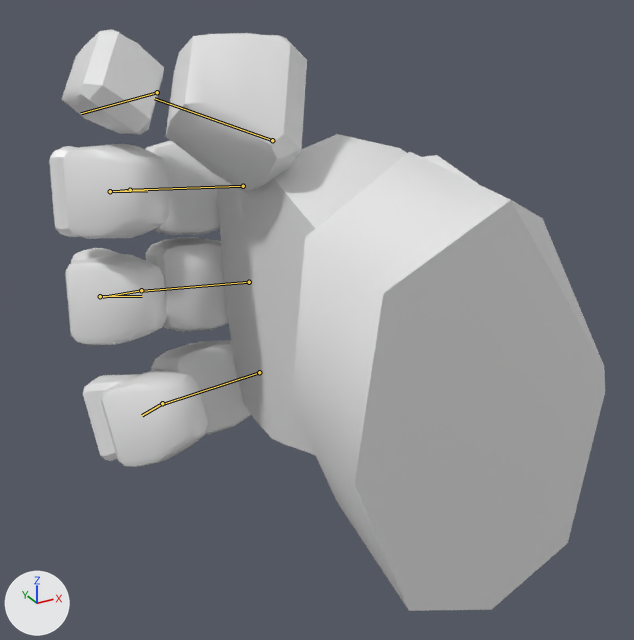
A saved change to the FBX model PFATAL/Assets/_Graph/Meshes/Chara/SMSH_RIG_Hand_Character.fbx.
Before and after are seen from a 50 mm camera at (-0.283, -0.255, 0.152) aimed at (-0.133, 0.016, 0.016). The lights are fixed; the arrows at lower left show +X, +Y and +Z. The first picture is the older version. Both versions are drawn at frame 1 of the action 'Rig_Hand|additive_idle'; the numbers are the values there. The bones that change are drawn over the model as lines.

In view in the first picture: 'msh_hand_character'.
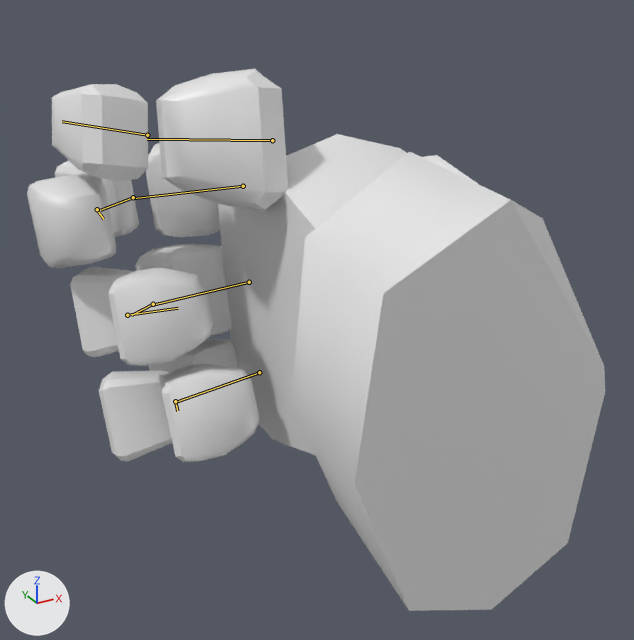
Edits to the bpy script that builds the scene:
```text
Change bone_thumb_01:
    where bone_thumb_01 = bpy.data.objects['Rig_Hand'].pose.bones['Thumb_01']  # child of 'Hand'
    bone_thumb_01.rotation_quaternion: (0.562, 0.411, -0.639, 0.327) -> (-0.318, -0.495, 0.722, -0.365)  # degrees (-16, -99, 79) -> degrees (22, -125, 57)
Change bone_thumb_02:
    where bone_thumb_02 = bpy.data.objects['Rig_Hand'].pose.bones['Thumb_02']  # child of 'Thumb_01'
    bone_thumb_02.rotation_quaternion: (0.844, 0.0, 0.0, 0.536) -> (0.916, 0.0, 0.0, 0.4)  # degrees (0, 0, 65) -> degrees (0, 0, 47)
Change bone_finger01_01:
    where bone_finger01_01 = bpy.data.objects['Rig_Hand'].pose.bones['Finger01.01']  # child of 'Hand'
    bone_finger01_01.rotation_quaternion: (0.822, -0.048, 0.097, 0.559) -> (0.88, -0.048, -0.008, 0.472)  # degrees (2, 12, 69) -> degrees (-5, 2, 56)
Change bone_finger01_02:
    where bone_finger01_02 = bpy.data.objects['Rig_Hand'].pose.bones['Finger01.02']  # child of 'Finger01.01'
    bone_finger01_02.rotation_quaternion: (0.826, 0.0, 0.0, 0.564) -> (0.882, 0.0, 0.0, 0.472)  # degrees (0, 0, 69) -> degrees (0, 0, 56)
Change bone_finger01_03:
    where bone_finger01_03 = bpy.data.objects['Rig_Hand'].pose.bones['Finger01.03']  # child of 'Finger01.02'
    bone_finger01_03.rotation_quaternion: (0.826, 0.0, 0.0, 0.564) -> (0.882, 0.0, 0.0, 0.472)  # degrees (0, 0, 69) -> degrees (0, 0, 56)
Change bone_finger02_01:
    where bone_finger02_01 = bpy.data.objects['Rig_Hand'].pose.bones['Finger02.01']  # child of 'Hand'
    bone_finger02_01.rotation_quaternion: (0.797, -0.056, 0.103, 0.593) -> (0.69, -0.079, 0.082, 0.714)  # degrees (2, 13, 73) -> degrees (0, 13, 92)
Change bone_finger02_02:
    where bone_finger02_02 = bpy.data.objects['Rig_Hand'].pose.bones['Finger02.02']  # child of 'Finger02.01'
    bone_finger02_02.rotation_quaternion: (0.967, 0.0, 0.0, 0.255) -> (0.948, 0.0, 0.0, 0.317)  # degrees (0, 0, 29) -> degrees (0, 0, 37)
Change bone_finger02_03:
    where bone_finger02_03 = bpy.data.objects['Rig_Hand'].pose.bones['Finger02.03']  # child of 'Finger02.02'
    bone_finger02_03.rotation_quaternion: (0.534, 0.0, 0.0, 0.846) -> (0.58, 0.0, 0.0, 0.815)  # degrees (0, 0, 115) -> degrees (0, 0, 109)
Change bone_finger03_01:
    where bone_finger03_01 = bpy.data.objects['Rig_Hand'].pose.bones['Finger03.01']  # child of 'Hand'
    bone_finger03_01.rotation_quaternion: (0.727, -0.155, 0.12, 0.658) -> (0.633, -0.097, 0.116, 0.759)  # degrees (-4, 22, 84) -> degrees (3, 17, 101)
Change bone_finger03_02:
    where bone_finger03_02 = bpy.data.objects['Rig_Hand'].pose.bones['Finger03.02']  # child of 'Finger03.01'
    bone_finger03_02.rotation_quaternion: (0.925, 0.0, 0.0, 0.38) -> (0.891, 0.0, 0.0, 0.454)  # degrees (0, 0, 45) -> degrees (0, 0, 54)
```

Boxes (x1, y1, x2, y2) around the edits, measured in the pictures (634 x 640 px):
'msh_hand_character', posed (7% shorter): before (49, 29, 605, 611); after (27, 69, 605, 611)
bone 'Thumb_01', root to tip: before (272, 140) to (154, 98); after (272, 140) to (147, 139)
bone 'Thumb_02', root to tip: before (157, 92) to (81, 113); after (147, 135) to (62, 121)
bone 'Finger01.01', root to tip: before (243, 186) to (130, 190); after (243, 186) to (132, 198)
bone 'Finger01.02', root to tip: before (130, 190) to (115, 191); after (133, 197) to (100, 210)
bone 'Finger01.03', root to tip: before (110, 191) to (147, 190); after (97, 209) to (103, 219)
bone 'Finger02.01', root to tip: before (249, 282) to (142, 291); after (249, 282) to (154, 304)
bone 'Finger02.02', root to tip: before (141, 290) to (103, 297); after (153, 304) to (132, 315)
bone 'Finger02.03', root to tip: before (100, 296) to (142, 296); after (127, 315) to (178, 308)
bone 'Finger03.01', root to tip: before (259, 372) to (163, 404); after (259, 372) to (177, 401)
bone 'Finger03.02', root to tip: before (162, 403) to (142, 415); after (175, 401) to (177, 411)
